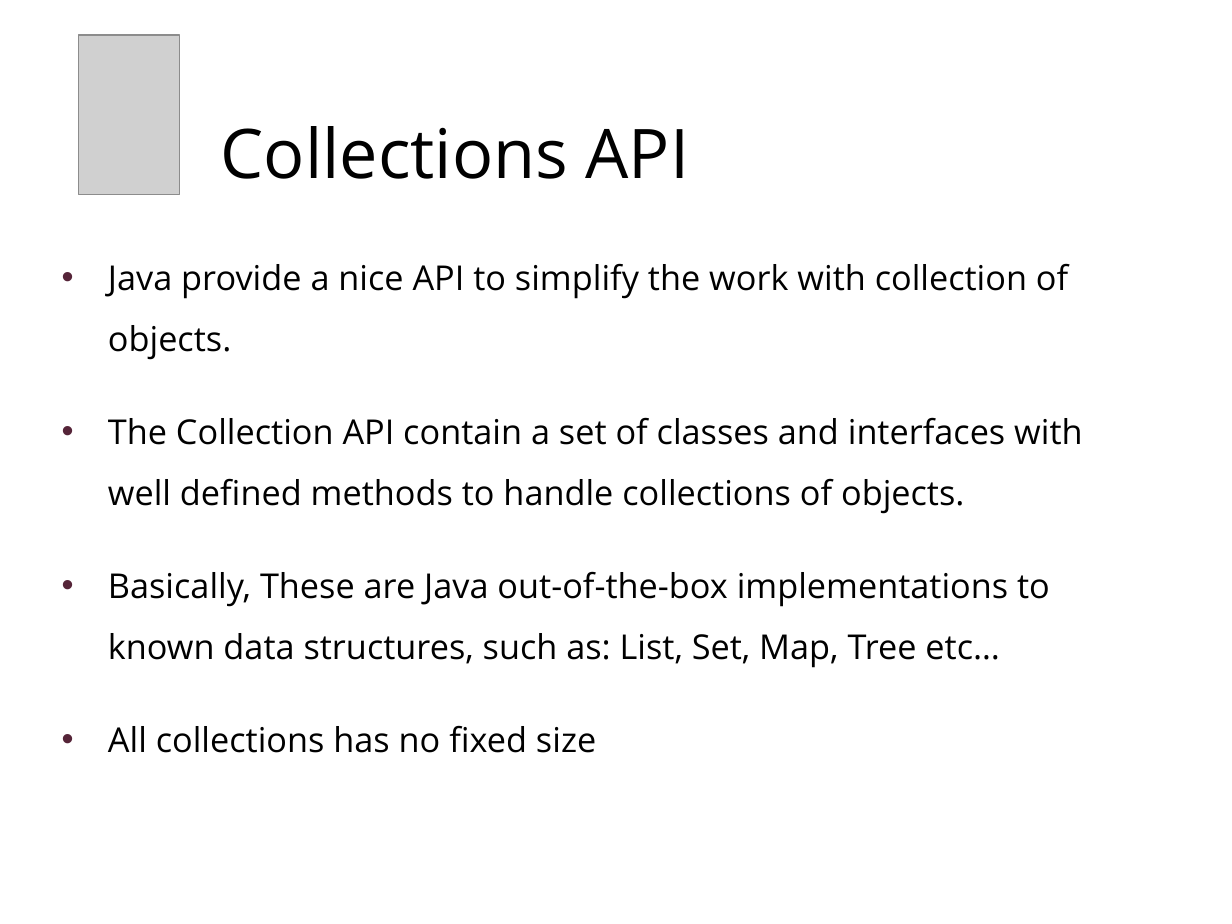
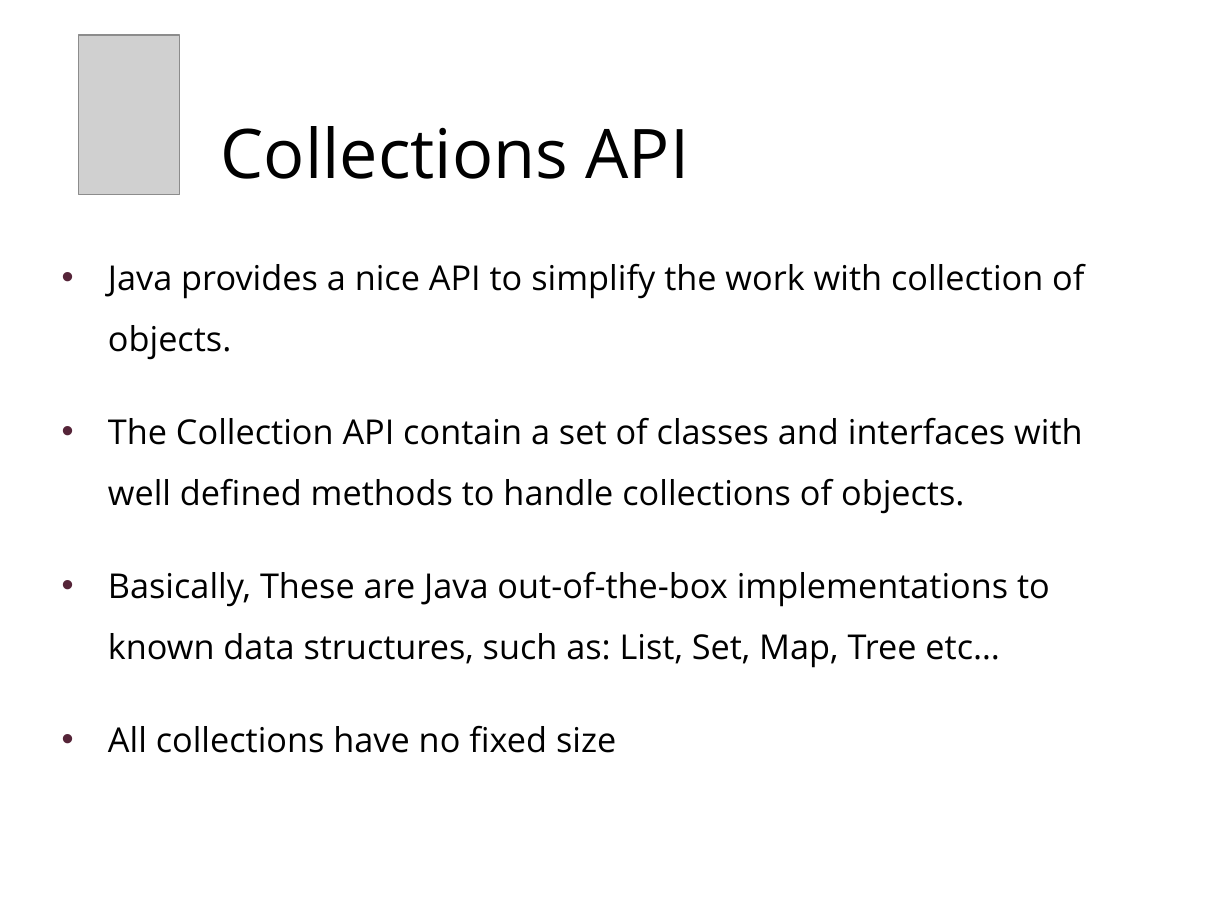
Before and after one commit to chaimt/Tikal-Java-RoadMap, a slide deck: slide 15 of Presentations/2a - Collections.pptx. Drawn at 1232x924 pixels with LibreOffice and Linux fonts; fonts in the diff are those of the drawing; grey boxes stand for pictures; background and template pictures are left out. Boxes give left, top, right and bottom in pixels: in the first picture for what was removed or moved away, otherwise in the second. Text is boxed around its words. In the diff, an @@ line names an element or a change of style, - is before the commit and + after.

Commit message:
update presentations

```diff
--- a/Presentations/2a - Collections.pptx
+++ b/Presentations/2a - Collections.pptx
@@ text at (108,263,1084,360): text changed @@
-• Java provide a nice API to simplify the work with collection of objects.
+• Java provides a nice API to simplify the work with collection of objects.
@@ text at (108,725,616,753): text changed @@
-• All collections has no fixed size
+• All collections have no fixed size
```
Also in this commit, not shown: 9 other slides changed, 2 slides added, 4 slides removed, 1 other file.
